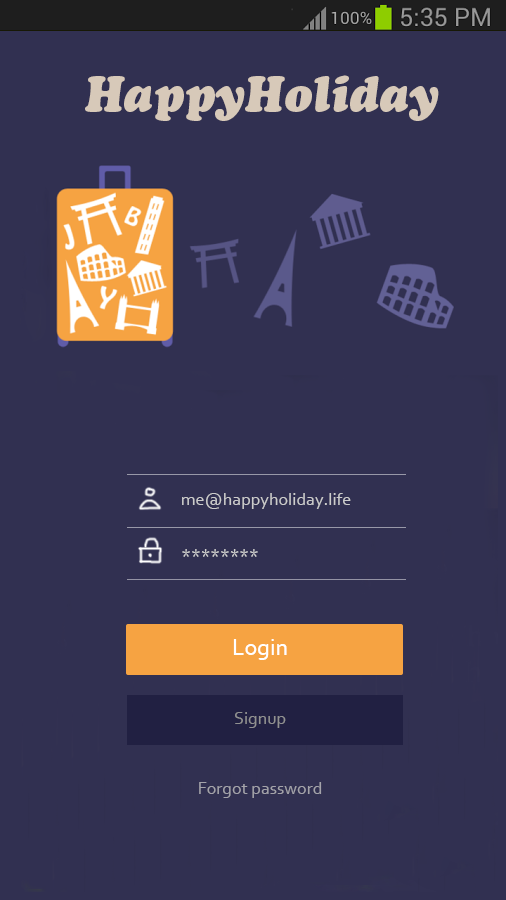
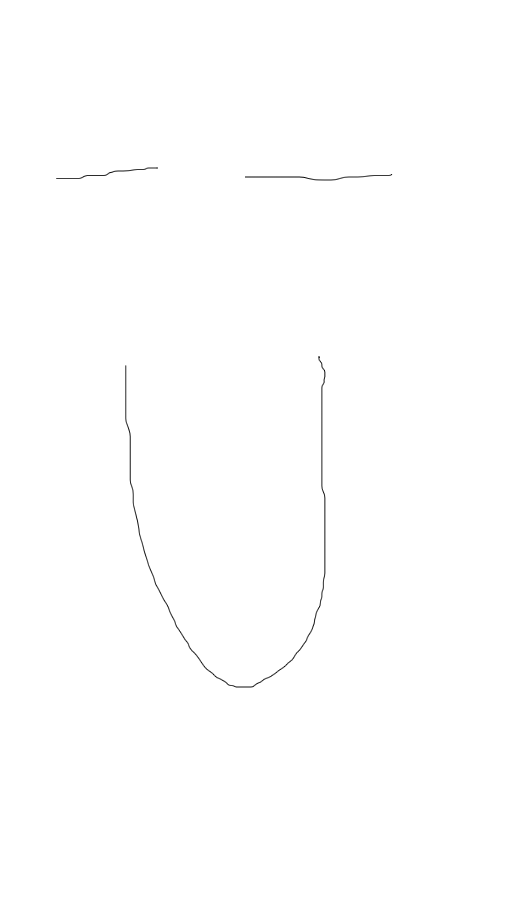
Comparing the layer stacks of the two 506 × 900 images. Changes:
added group "logo" with 1 layers above "login" over [left=56, top=167, right=393, bottom=688]
added layer "图层 6" in group "logo" over [left=56, top=167, right=393, bottom=688]
hid group "login" (16 layers) over [left=0, top=0, right=506, bottom=900]
